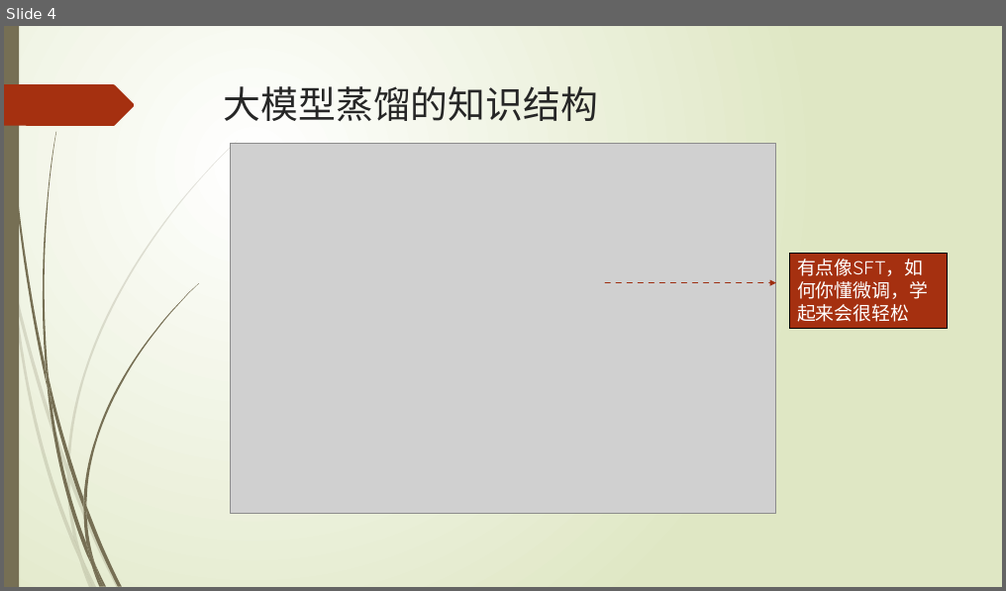
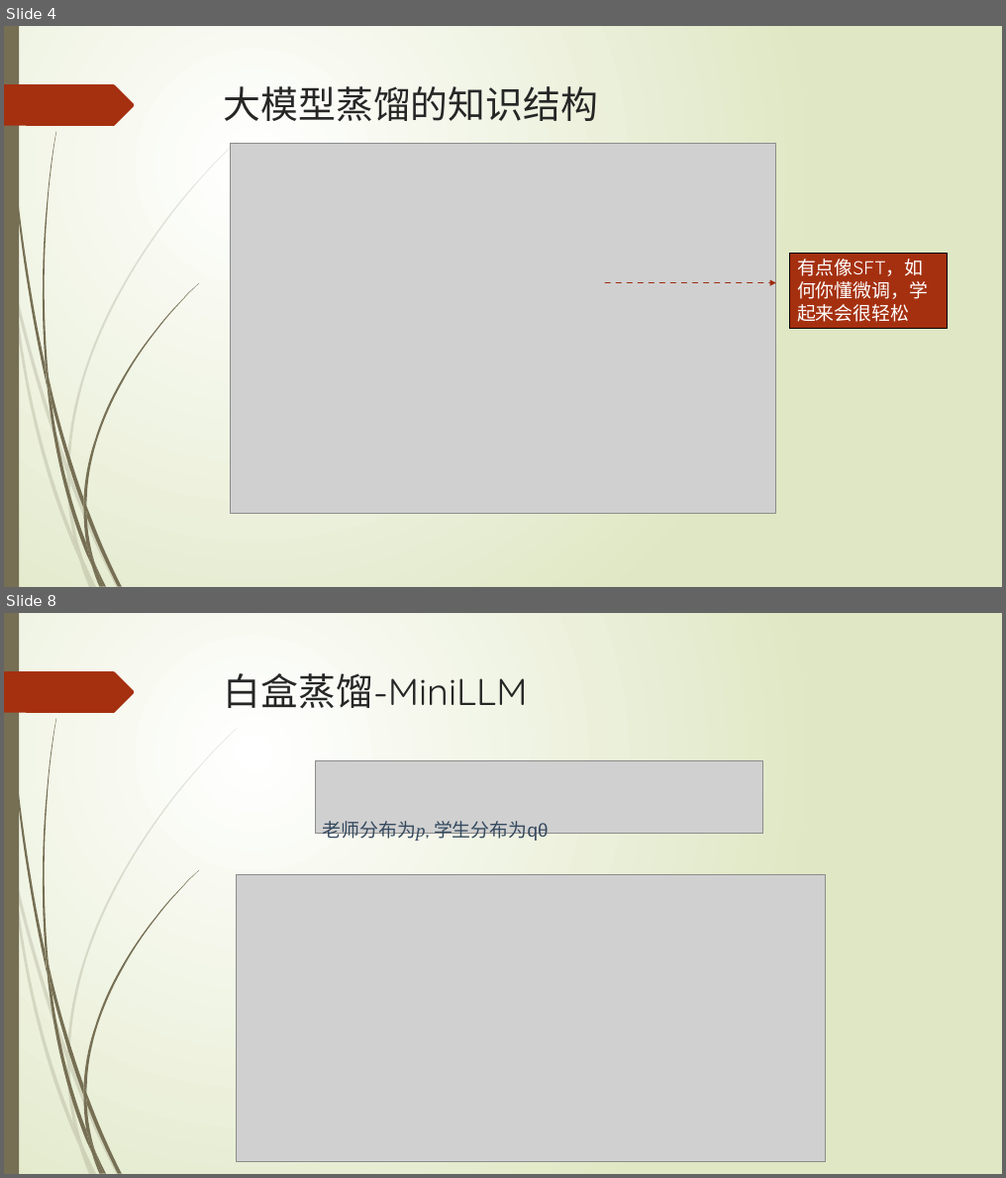
Before and after one commit to datawhalechina/llm-deploy, a slide deck: PPT/distillation.pptx. Shown one above the other, each under a label of ours: slide 4 before the commit, slides 4 and 8 after it; the slides between them are not shown. The pictures are 1006x591 and 1006x1178 pixels, drawn with LibreOffice and Linux fonts; fonts in the diff are those of the drawing; grey boxes stand for pictures. Boxes give left, top, right and bottom in pixels: in the first picture for what was removed or moved away, otherwise in the second. Text is boxed around its words. In the diff, an @@ line names an element or a change of style, - is before the commit and + after.

```diff
--- a/PPT/distillation.pptx
+++ b/PPT/distillation.pptx
@@ slide 8 added at (4, 613, 1002, 1174), background gradient #FFFFFF to #DFE8C4; not listed: 24 template elements that a slide beside it also shows @@
@@ title added at (224, 673, 528, 708), 36 pt, text #262626 @@
+白盒蒸馏-MiniLLM
@@ picture added at (316, 761, 763, 834) @@
@@ text added at (323, 821, 548, 842), 18 pt, text #34495E @@
+老师分布为p, 学生分布为qθ
@@ picture added at (237, 875, 826, 1162) @@
```
Also in this commit, not shown: 1 slide changed, 9 other slides added, 1 other file.
